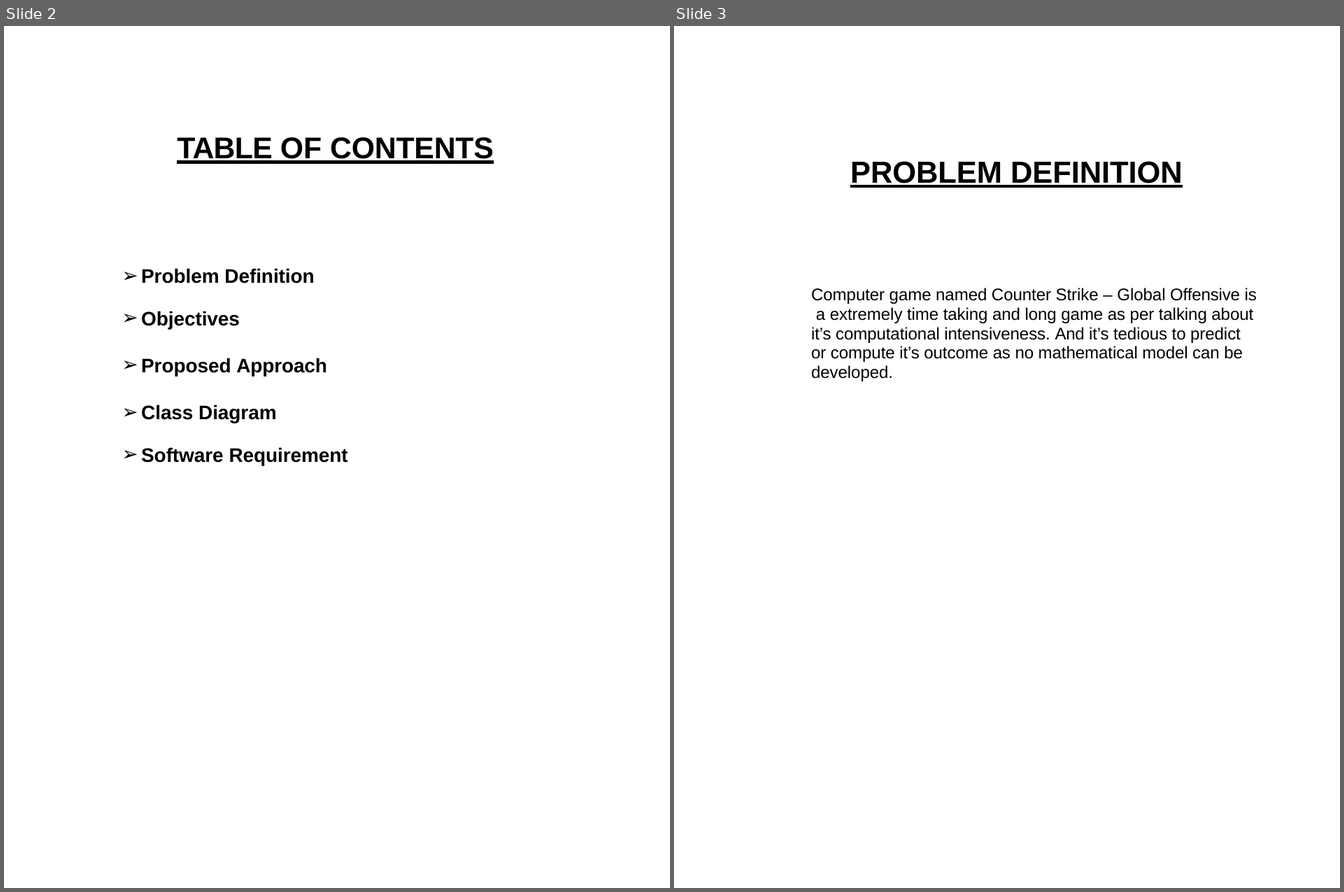
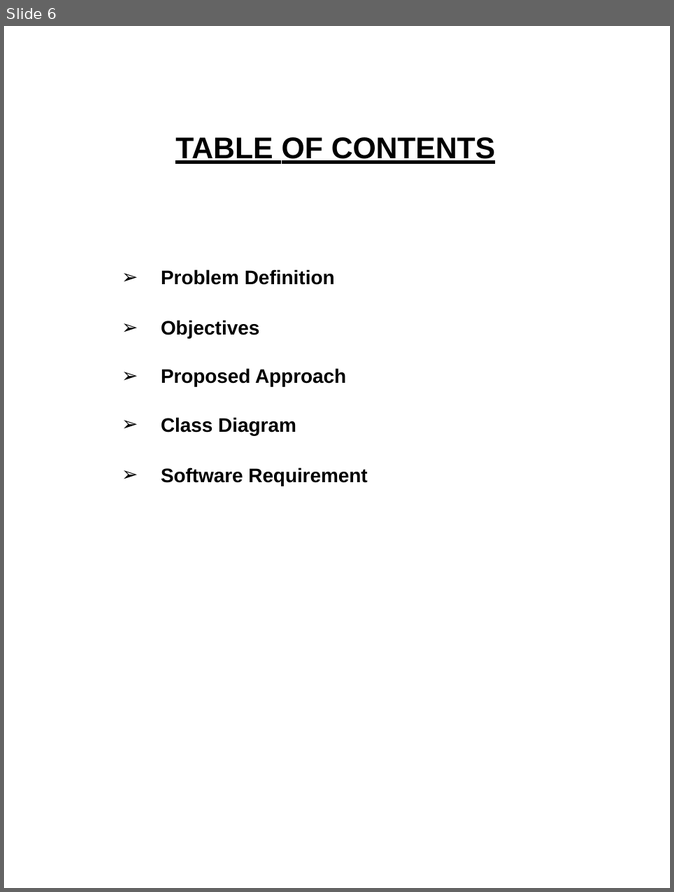
Before and after one commit to rajutkarshgupt/tinceptor_public, a slide deck: Mid_Presentation.pptx. Shown side by side, each under a label of ours: slides 2 and 3 before the commit, slide 6 after it. The pictures are 1344x892 and 674x892 pixels, drawn with LibreOffice and Linux fonts; fonts in the diff are those of the drawing. Boxes give left, top, right and bottom in pixels: in the first picture for what was removed or moved away, otherwise in the second. Text is boxed around its words. In the diff, an @@ line names an element or a change of style, - is before the commit and + after.

```diff
--- a/Mid_Presentation.pptx
+++ b/Mid_Presentation.pptx
@@ slide 3 removed at box(674, 26, 1340, 888), background #FFFFFF @@
@@ title removed at box(850, 161, 1183, 188) @@
-PROBLEM DEFINITION
@@ text removed at box(811, 288, 1257, 382) @@
-Computer game named Counter Strike – Global Offensive is a extremely time taking and long game as per talking about it’s computational intensiveness. And it’s tedious to predict or compute it’s outcome as no mathematical model can be developed.
@@ what was slide 2 is now slide 6 @@
@@ slide 6 changed as well @@
@@ title "TABLE OF CONTENTS" at box(176, 137, 495, 164): letter spacing -0.5 to 0 pt in "TABLE" @@
@@ text "Problem Definition" at box(161, 270, 367, 486): letter spacing -0.1 to 0 pt in "Problem Definition", "Objectives", "Diagram"; indent changed; less space between paragraphs @@
```
Also in this commit, not shown: 5 other slides changed, 9 slides added.
